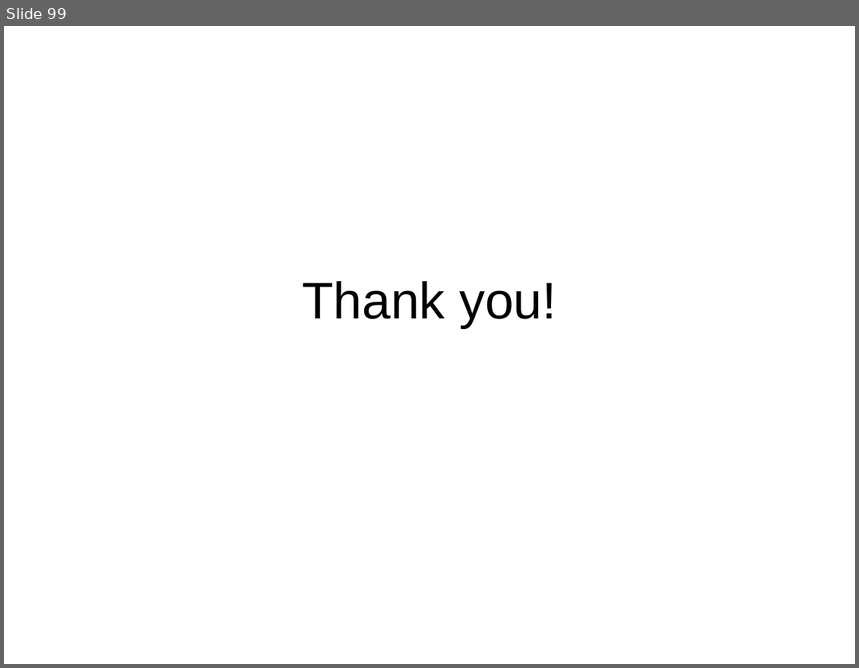
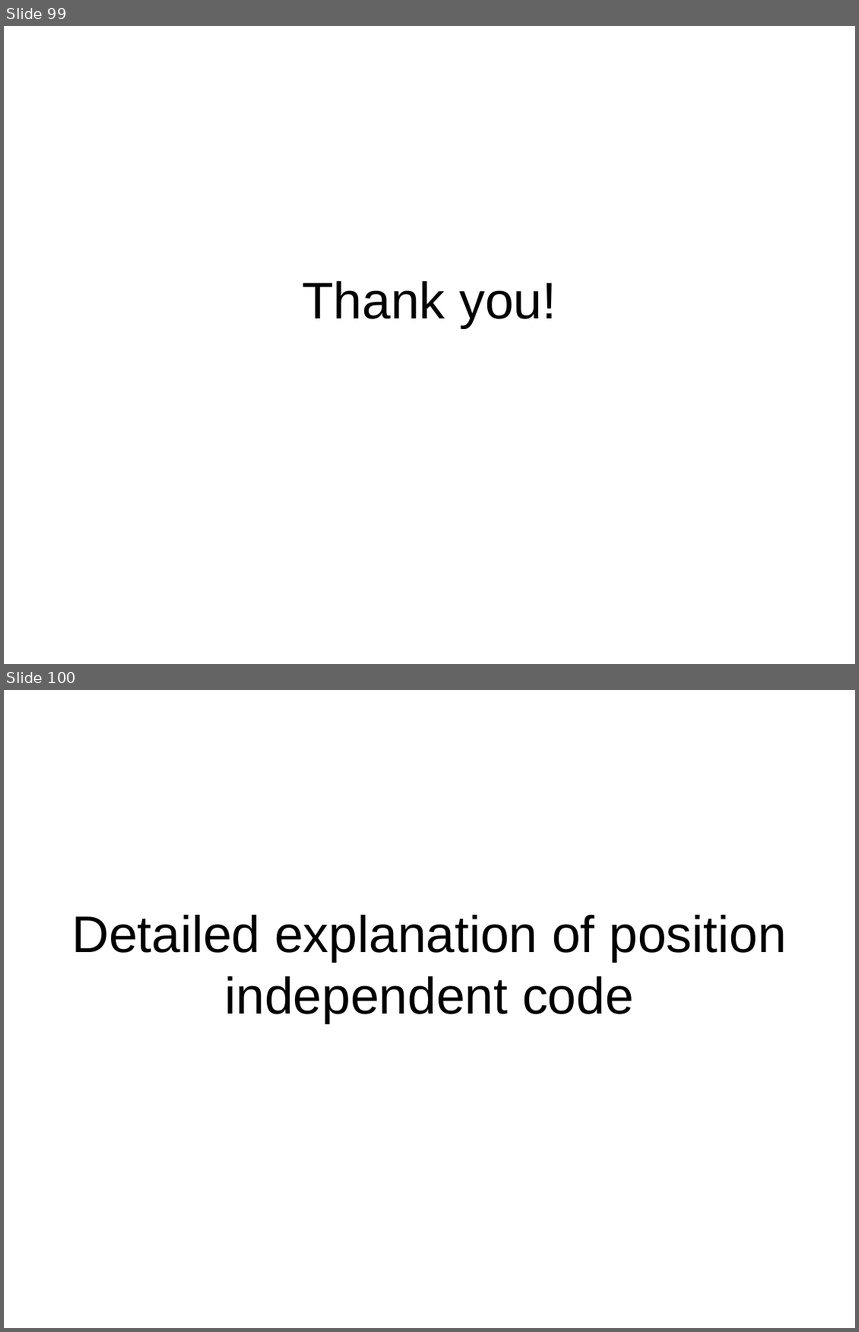
Before and after one commit to antonburtsev/cs5460, a slide deck: lectures/lecture04-linking-and-loading/lecture04-linking-and-loading.odp. Shown one above the other, each under a label of ours: slide 99 before the commit, slides 99 and 100 after it. The pictures are 859x668 and 859x1332 pixels, drawn with LibreOffice and Linux fonts; fonts in the diff are those of the drawing. Boxes give left, top, right and bottom in pixels: in the first picture for what was removed or moved away, otherwise in the second. Text is boxed around its words. In the diff, an @@ line names an element or a change of style, - is before the commit and + after.

```diff
--- a/lectures/lecture04-linking-and-loading/lecture04-linking-and-loading.odp
+++ b/lectures/lecture04-linking-and-loading/lecture04-linking-and-loading.odp
@@ slide 100 added at <box>4,690,855,1328</box>, background #FFFFFF @@
@@ subtitle added at <box>72,915,786,1024</box>, 48 pt, text #000000 @@
+Detailed explanation of position independent code
```
Also in this commit, not shown: 1 slide changed, 5 other slides added, 1 other file.
